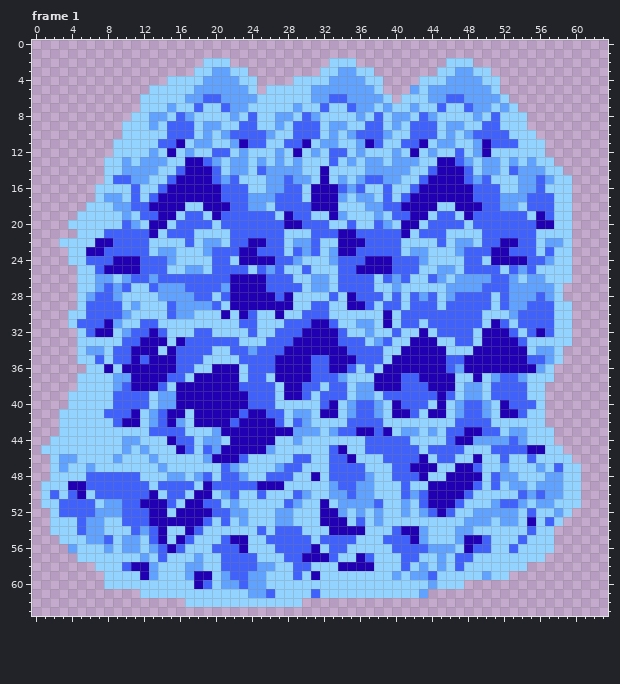
A pixel-art file gets an edit: Assets/Sprites/ArkaniumDeposit.ase. The first picture shows the starting point.
64x64 pixels, 2 frames. Shown: frame 1. The commit also changed other frames, which this record leaves out.
After:
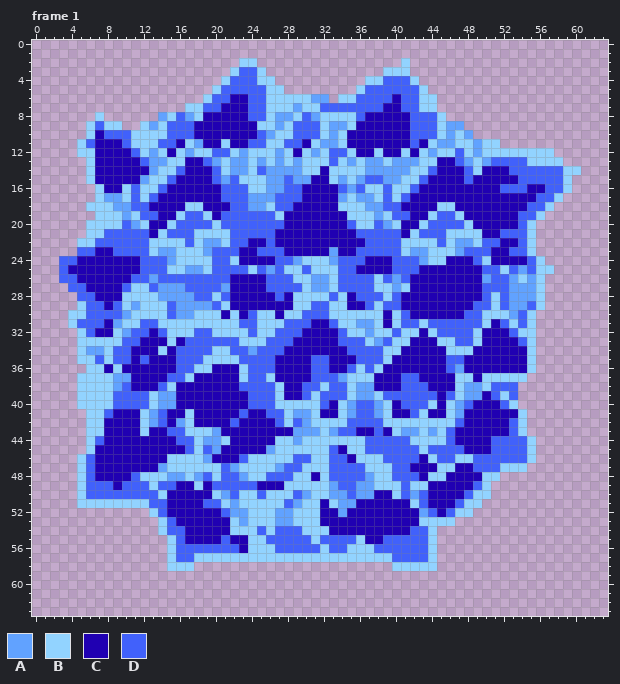
Palette (. is transparent): A #61a2ff  B #92d3ff  C #2000b2  D #4161fb
Difference:
Changed rows in their new state; - is an unchanged pixel.
Frame 1:
first column x 1:
 2 ------------------...-BB--------...-----B----...------------
 3 -----------------....-DDB------......-BBB---......----------
 4 --------------......BDDDBB--........--DDDB.........---------
 5 ------------.......BDDDDD--........BDDDDDD-........---------
 6 -----------.......B-DCCDD-------.BBDDDDCDD-B........--------
 7 -----------.....-BDDCCCDD-------DD-DDDCCDD--.........-------
 8 ------B---...-----CCCCC-D----------DCCCCCD-D-.........------
 9 -----BDBB..------CCCCCCC-----------CCCCCC------.......------
10 -----BCDDD-------CCCCCCC----------CCCCCCC-------.......-----
11 ----BDCCCD--------CC-C------------CC-CCCC--------BB.....----
12 ----BBCCCCD------------------------CC-CC---------B------B---
13 -----BCCCCCD--------------------------------------DDDDB--B--
14 -----BCCCCCC-------------------------------------CCC-DDDDDBB
15 -----BCCCCC-------------------C-----------------CCCCCDD-DD--
16 -------CC--------------------C------------------CCCDDDCCDD--
17 -----------------------------C------------------CCCCCCC---.-
18 ----------------------------CC-------------------CCCCC--B..-
19 ----..----------------------CCCC-C--------------CCCCC-DB...-
20 ---..------------------------CCCCC--------------CCCCC-B....-
21 ----.---------------------CCCCCCC----------------CC---B....-
22 --..--DD------------------CCCCCCC---------------------B....-
23 ---.DD-C-------------------CCCCC----------------------B....-
24 --DDCCCC-------------------------------------CCC-------B...-
25 --DCCCC-----------------------------------CCCCCCC--------..-
26 --DDCCCCCC-------------------------------CCCCCCCC------B...-
27 ---DDCCCC--------------------------------CCCCCCCC------B..--
28 ----DDCCC-------------------------------CCCCCCCCC------B..--
29 -------C--------------------------------CCCCCCCC-------B...-
30 -----------------------------------------CCCCCC-------B....-
31 ------------------------------------------------------B....-
32 ------------------------------------------------------B....-
33 -------------------------------------------------------....-
34 -------------------------------------------------------...--
35 ------------------------------------------------------B...--
36 ------------------------------------------------------B..---
37 --------------------------------------------------BBBB...---
38 -----------------------------------------------------...----
39 ---.---------------------------------------------C-B-...----
40 ---.--------------------------------------------CCCDB...----
41 --...---CC-------------------------------------CCCC--B..----
42 --...--CC--------------------------------------CCCCCD-..----
43 --...--CCCC-CC--------------------------------C--CCCDB...---
44 -....-DCCCCCCC----------------------------------CCDD-D-..---
45 .....-CCCCCCCCC--------------------------------CCC----B...--
46 -...-DCCCCCCCC----------------------------------DDD-DDB....-
47 -...-DCCCCCCC------------------------------------DDB--......
48 -...--CCCC----------------------------------------B.........
49 ....B---C------CC---------------------------------..........
50 ....BD------D-CCC--------------------CC-----------..........
51 ....BB-BBBBBDDCC-------------------CCCCCC--------...........
52 -...........BDC----C--------------CCCCCCCC------...........-
53 -............BD---CCC-------------CCCCCCCC----............--
54 -............BDD-CCCC---------------CCCC-DD-.............---
55 --............-DCCCC----------------CC---DD-.............---
56 ---...........B-DDD-----------D------DD----B.............---
57 ----..........-DDB--BBBB---BBBBBB--BB--D--D-............----
58 ------........--B......................-B-B-..........------
59 -------.............................................--------
60 -------........................................-------------
61 -----------................................-----------------
62 ----------------.............-------------------------------
Pixel boxes of the changes (left, top, right, bottom) in both pictures:
changed: (41, 58, 581, 607)
